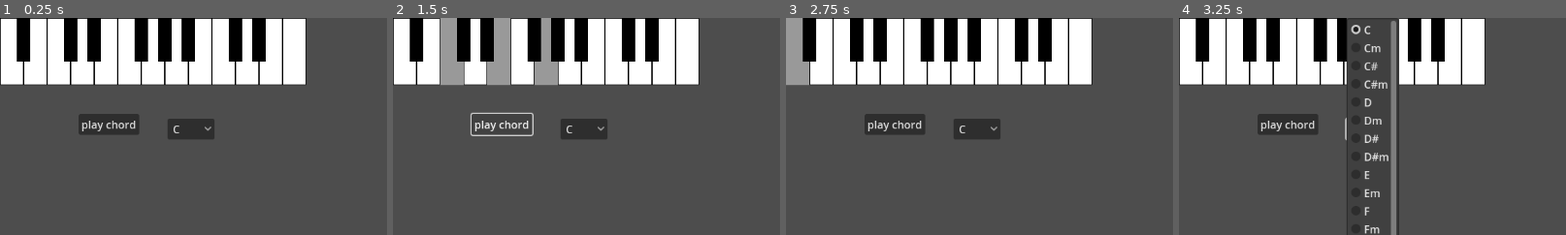
Above: before the commit, frames 1-4 (left to right).
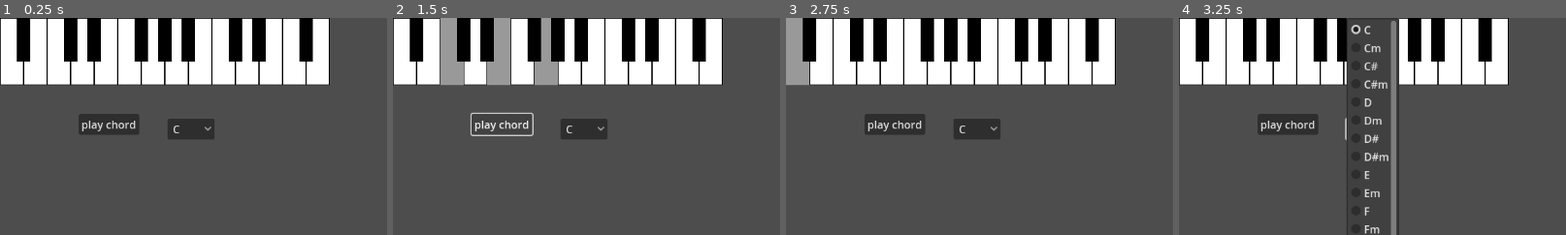
Above: after the commit, the same moments.

Repository: mjXmsdgh/godot_piano
Game: Godot game, scene res://scenes/main.tscn
Two runs of this game, one before a commit and one after it. Both use one fixed random seed, a clock stepped at 60 frames per second and the inputs below. The project has no main scene, so this scene is started directly.
Inputs (mouse positions are % of the whole screen's width and height, from its top left):
- Up to frame 1 (0.25 s): no input
- Up to frame 2 (1.5 s): click "play chord" at 0.5 s; click "play chord" at 1.25 s
- Up to frame 3 (2.75 s): click (2, 8) at 2.02 s
- Up to frame 4 (3.25 s): click "C" at 2.75 s
The pictures show only the part of the screen within x 0-50%, y 0-50%; the shares and areas given below are measured in that part.

The runs differ from the first frame. In frame 1, 2.3% of the frame differs, in the area x 77-86%, y 0-31%; in frame 2, 2.3%; in frame 3, 2.3%; in frame 4, 2.3%.

Commit message:
add keys

Diff:
--- a/godot_piano/scenes/kenban.tscn
+++ b/godot_piano/scenes/kenban.tscn
@@ -45,6 +45,9 @@
 [node name="Key_F5" parent="." instance=ExtResource("2_5nkss")]
 position = Vector2(420, 0)
 
+[node name="Key_G5" parent="." instance=ExtResource("2_5nkss")]
+position = Vector2(455, 0)
+
 [node name="Key_As3" parent="." instance=ExtResource("3_ennbb")]
 position = Vector2(25, 0)
 
@@ -68,3 +71,6 @@
 
 [node name="Key_Ds5" parent="." instance=ExtResource("3_ennbb")]
 position = Vector2(375, 0)
+
+[node name="Key_Fs5" parent="." instance=ExtResource("3_ennbb")]
+position = Vector2(445, 0)
--- a/godot_piano/scripts/kenban.gd
+++ b/godot_piano/scripts/kenban.gd
@@ -24,6 +24,8 @@
 	$Key_Ds5.set_freq(622.25)  # D#5 / Eb5 (レ# / ミ♭)
 	$Key_E5.set_freq(659.26)   # E5 (ミ)
 	$Key_F5.set_freq(698.46)   # F5 (ファ)
+	$Key_Fs5.set_freq(739.9)
+	$Key_G5.set_freq(783.99)   # G5 (ソ) - 中央ソ
 
 
 # Called every frame. 'delta' is the elapsed time since the previous frame.
--- a/godot_piano/scripts/main.gd
+++ b/godot_piano/scripts/main.gd
@@ -20,6 +20,7 @@
 	key_nodes["D5"] = $kenban/Key_D5
 	key_nodes["E5"] = $kenban/Key_E5
 	key_nodes["F5"] = $kenban/Key_F5
+	key_nodes["G5"] = $kenban/Key_G5
 
 
 	key_nodes["A#3"] = $kenban/Key_As3 # Or Key_Bb3
@@ -30,6 +31,7 @@
 	key_nodes["A#4"] = $kenban/Key_As4 # Or Key_Bb4
 	key_nodes["C#5"] = $kenban/Key_Cs5
 	key_nodes["D#5"] = $kenban/Key_Ds5
+	key_nodes["F#5"] = $kenban/Key_Fs5
 
 
 
